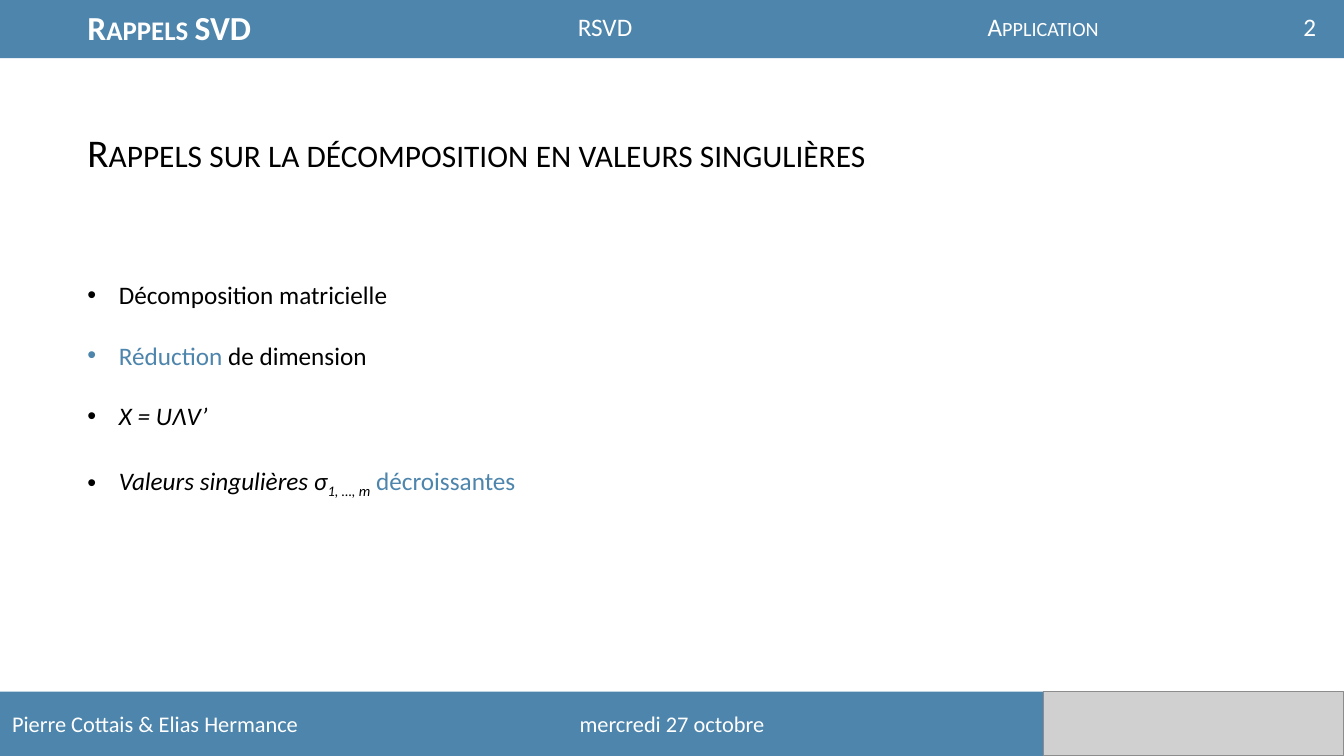
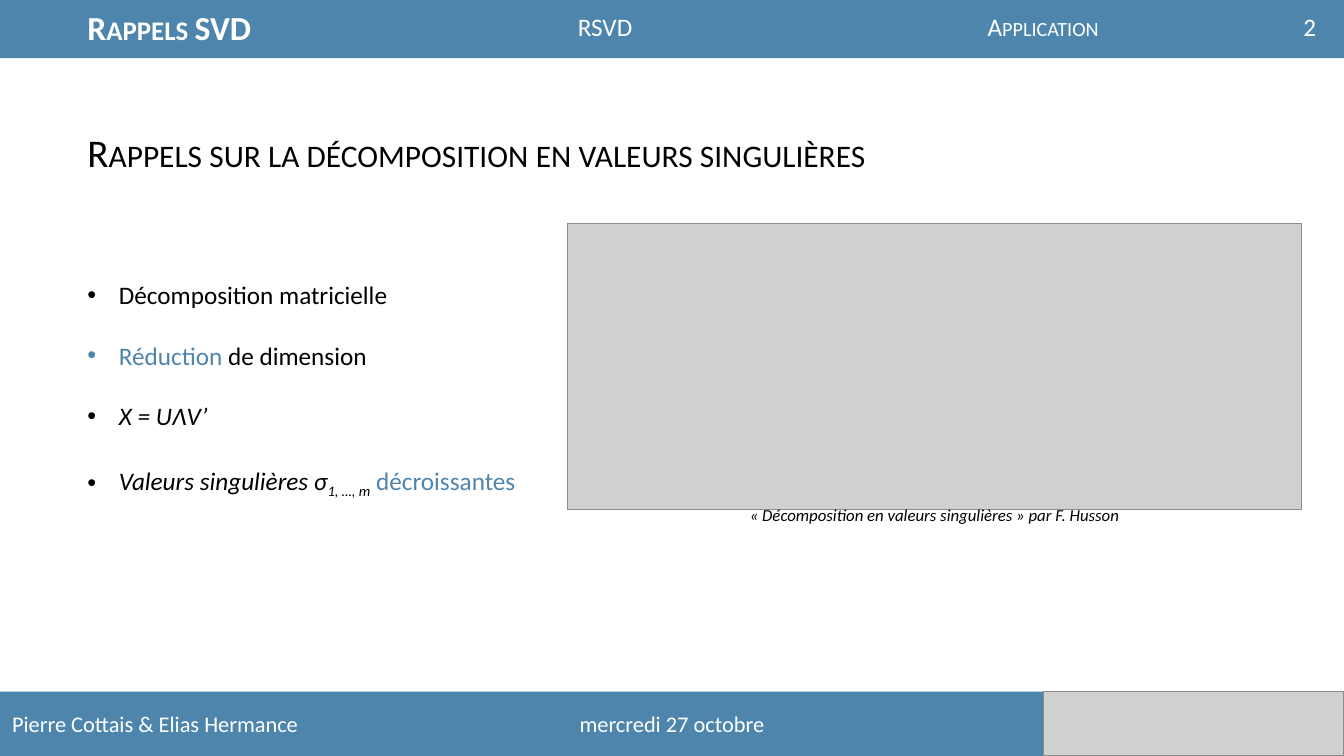
Before and after one commit to Easill/RSVD, a slide deck: slide 2 of presentation.pptx. Drawn at 1344x756 pixels with LibreOffice and Linux fonts; fonts in the diff are those of the drawing; grey boxes stand for pictures. Boxes give left, top, right and bottom in pixels: in the first picture for what was removed or moved away, otherwise in the second. Text is boxed around its words. In the diff, an @@ line names an element or a change of style, - is before the commit and + after.

```diff
--- a/presentation.pptx
+++ b/presentation.pptx
@@ picture added at bbox=[568, 223, 1302, 509] @@
@@ text added at bbox=[762, 507, 1119, 524], 12 pt, text #000000, italic @@
+« Décomposition en valeurs singulières » par F. Husson
```
Also in this commit, not shown: 4 other slides changed, 6 slides added.
